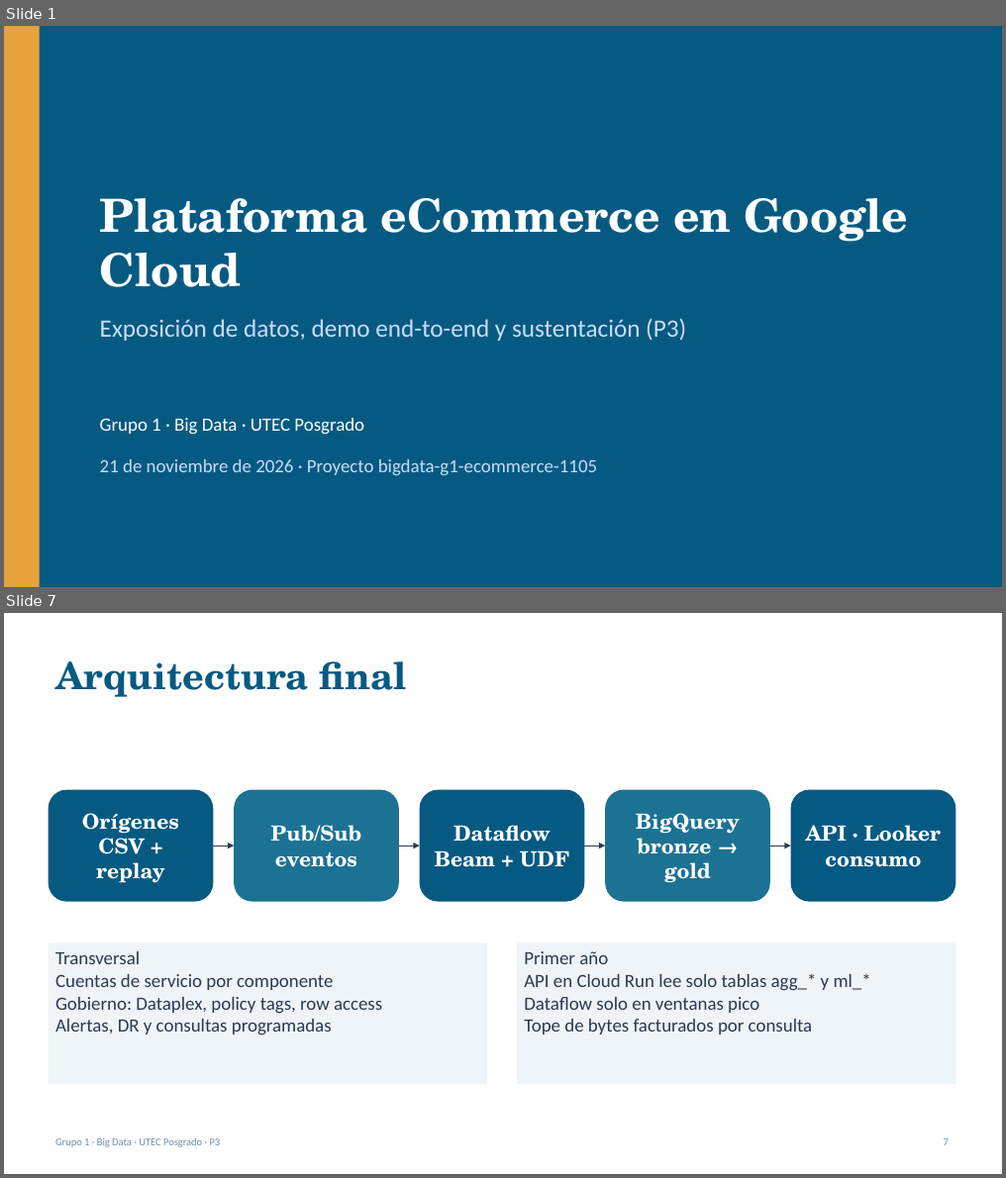
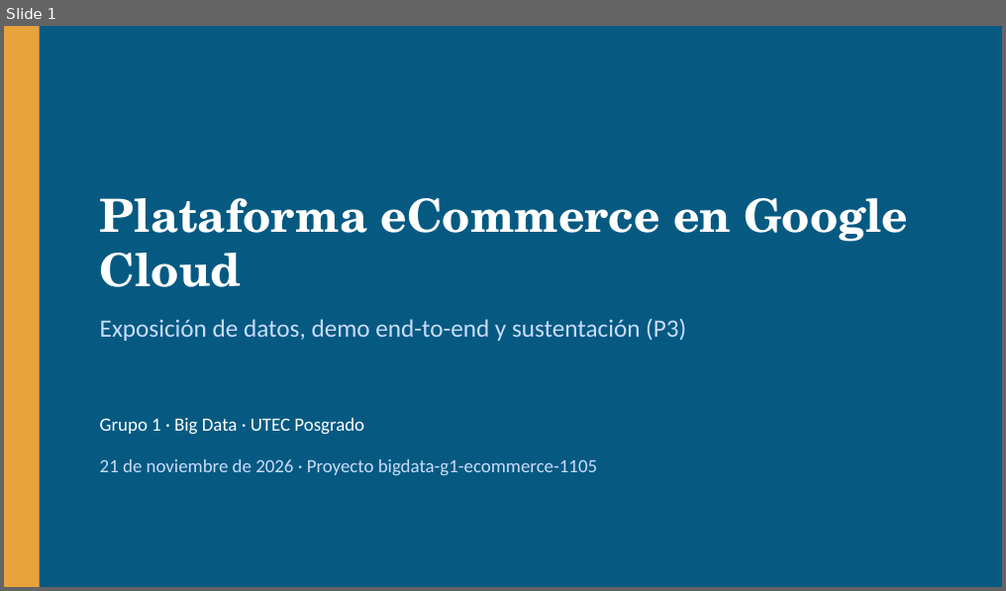
Before and after one commit to RVargasC22/bigdata-g1-ecommerce-gcp, a slide deck: docs/p3/Sustentacion_P3.pptx. Shown one above the other, each under a label of ours: slides 1 and 7 before the commit, slide 1 after it; the slides between them are not shown. The pictures are 1006x1178 and 1006x591 pixels, drawn with LibreOffice and Linux fonts; fonts in the diff are those of the drawing. Boxes give left, top, right and bottom in pixels: in the first picture for what was removed or moved away, otherwise in the second. Text is boxed around its words. In the diff, an @@ line names an element or a change of style, - is before the commit and + after.

Commit message:
docs(p3): diapositivas más densas con tablas, capturas y resultados medidos

```diff
--- a/docs/p3/Sustentacion_P3.pptx
+++ b/docs/p3/Sustentacion_P3.pptx
@@ slide 7 removed at <box>4,613,1002,1174</box>, background #FFFFFF @@
@@ text removed at <box>55,662,407,697</box> @@
-Arquitectura final
@@ rounded rectangle removed at <box>49,789,213,902</box> @@
-Orígenes
-CSV + replay
@@ rounded rectangle removed at <box>234,789,399,902</box> @@
-Pub/Sub
-eventos
@@ rounded rectangle removed at <box>420,789,584,902</box> @@
-Dataflow
-Beam + UDF
@@ rounded rectangle removed at <box>605,789,770,902</box> @@
-BigQuery
-bronze → gold
@@ rounded rectangle removed at <box>791,789,955,902</box> @@
-API · Looker
-consumo
@@ arrow removed from (214, 846) to (234, 846) @@
@@ arrow removed from (399, 846) to (420, 846) @@
@@ arrow removed from (585, 846) to (605, 846) @@
@@ arrow removed from (770, 846) to (791, 846) @@
@@ rectangle removed at <box>49,943,487,1084</box> @@
-Transversal
-Cuentas de servicio por componente
-Gobierno: Dataplex, policy tags, row access
-Alertas, DR y consultas programadas
@@ rectangle removed at <box>517,943,956,1084</box> @@
-Primer año
-API en Cloud Run lee solo tablas agg_* y ml_*
-Dataflow solo en ventanas pico
-Tope de bytes facturados por consulta
@@ text removed at <box>55,1139,221,1148</box> @@
-Grupo 1 · Big Data · UTEC Posgrado · P3
@@ text removed at <box>944,1139,948,1146</box> @@
-7
```
Also in this commit, not shown: 8 slides changed, 6 slides added, 2 other slides removed, 1 other file.
